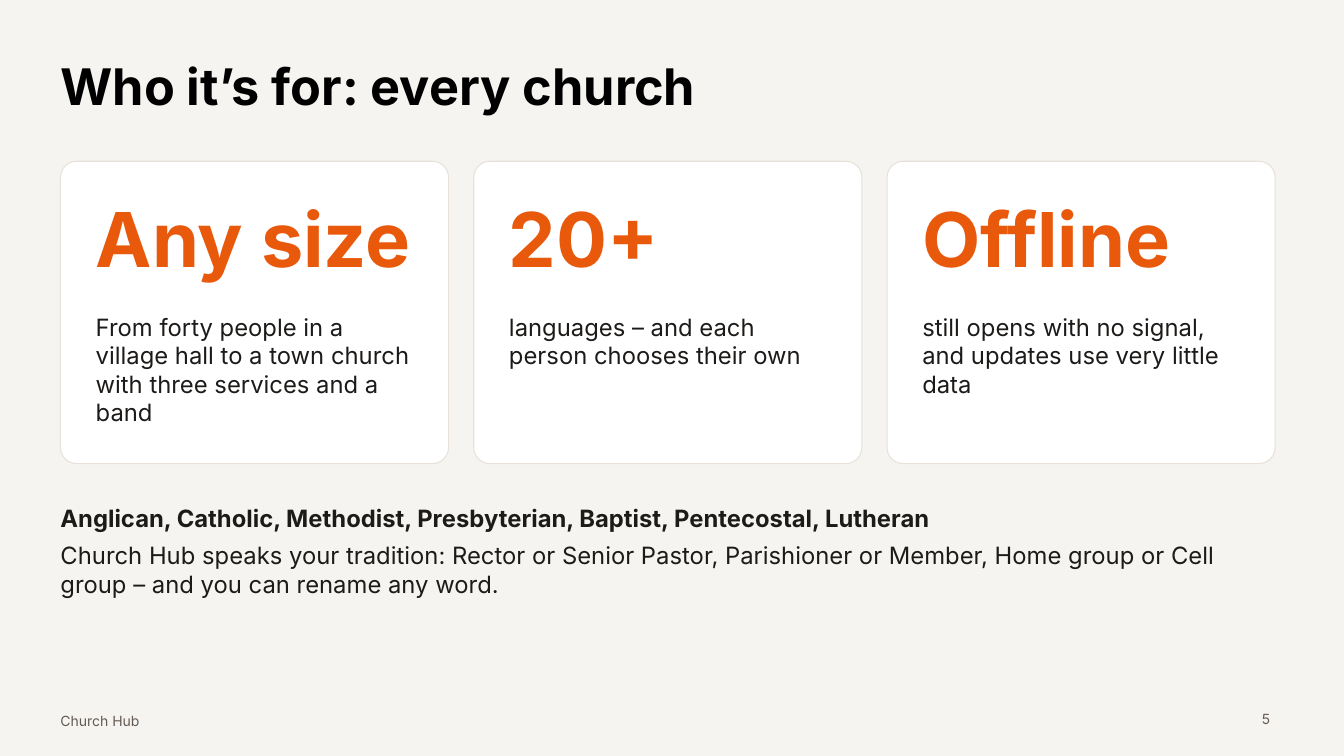
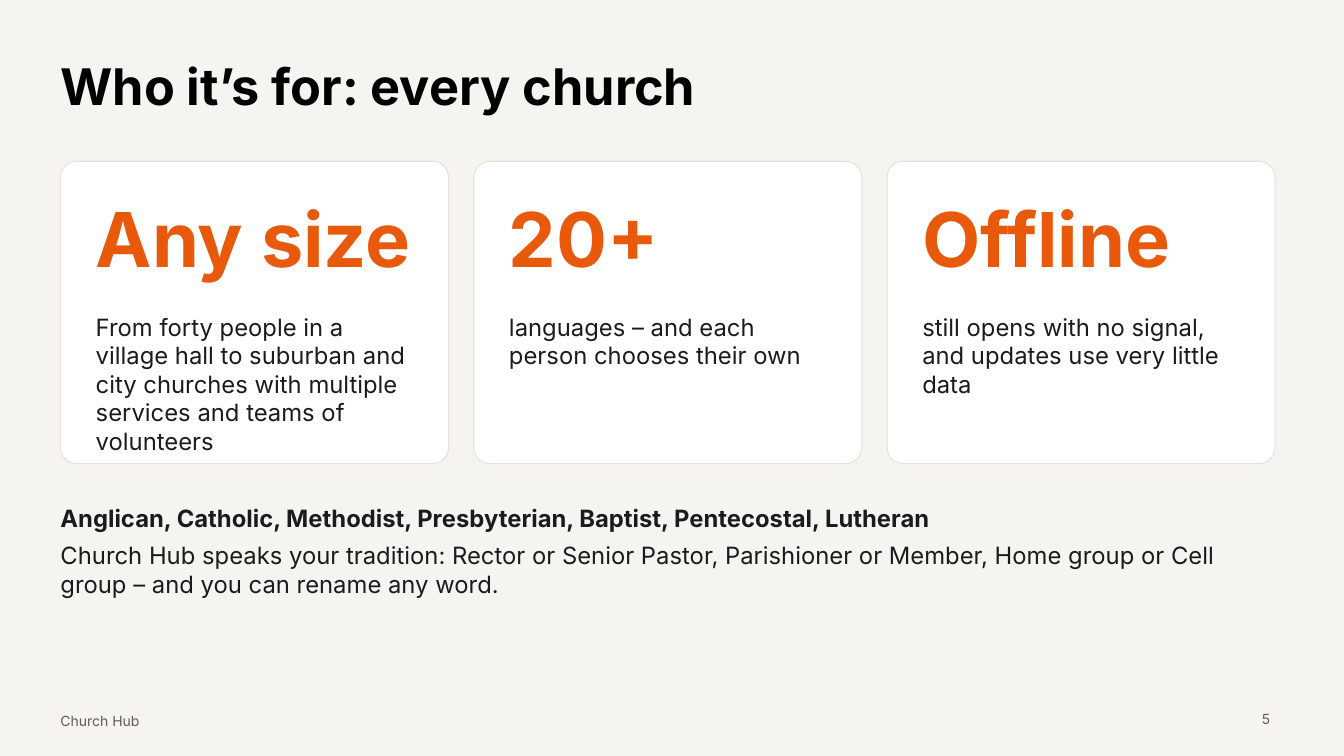
Before and after one commit to pian1966/church-hub, a slide deck: slide 5 of docs/presentation/church-hub-presentation.pptx. Drawn at 1344x756 pixels with LibreOffice and Linux fonts; fonts in the diff are those of the drawing. Boxes give left, top, right and bottom in pixels: in the first picture for what was removed or moved away, otherwise in the second. Text is boxed around its words. In the diff, an @@ line names an element or a change of style, - is before the commit and + after.

```diff
--- a/docs/presentation/church-hub-presentation.pptx
+++ b/docs/presentation/church-hub-presentation.pptx
@@ text at (x1=96, y1=318, x2=405, y2=451): text changed @@
-From forty people in a village hall to a town church with three services and a band
+From forty people in a village hall to suburban and city churches with multiple services and teams of volunteers
```
Also in this commit, not shown: 4 other slides changed, 19 other files.
